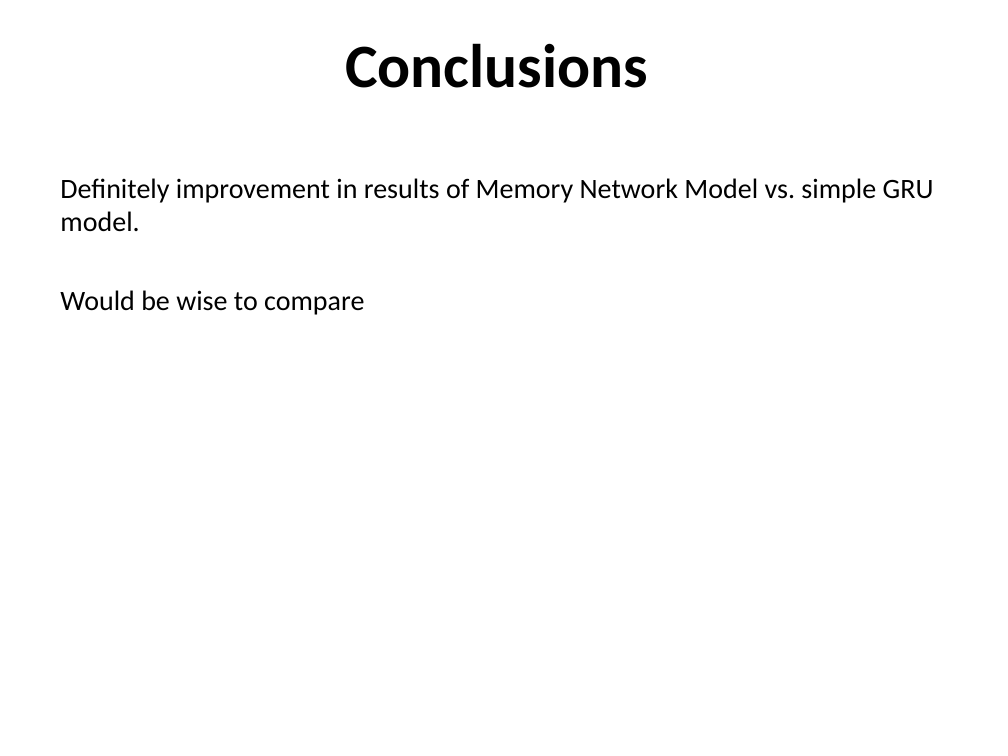
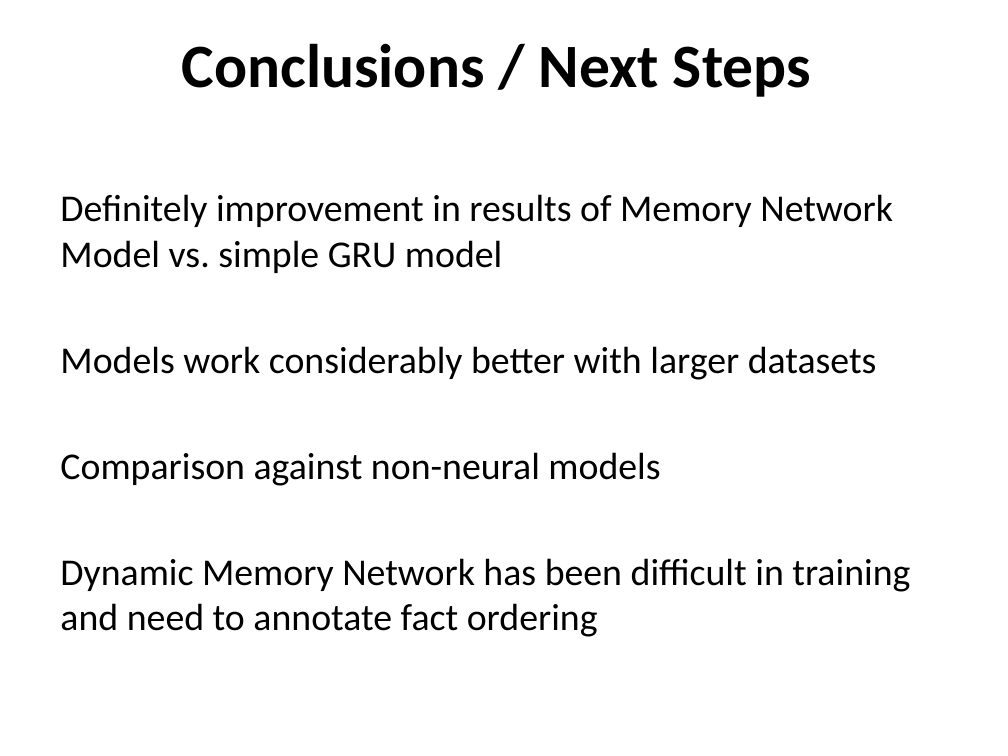
Before and after one commit to danstrawser/Nlp2Commands, a slide deck: slide 12 of Presentation/PresentationPPT.pptx (slide 11 before the commit). Drawn at 1008x756 pixels with LibreOffice and Linux fonts; fonts in the diff are those of the drawing. Boxes give left, top, right and bottom in pixels: in the first picture for what was removed or moved away, otherwise in the second. Text is boxed around its words. In the diff, an @@ line names an element or a change of style, - is before the commit and + after.

```diff
--- a/Presentation/PresentationPPT.pptx
+++ b/Presentation/PresentationPPT.pptx
@@ title at box(182, 43, 811, 97): text changed @@
-Conclusions
+Conclusions / Next Steps
@@ text at box(60, 194, 910, 637): text changed; size 20 to 27 pt @@
-Definitely improvement in results of Memory Network Model vs. simple GRU model.
-Would be wise to compare
+Definitely improvement in results of Memory Network Model vs. simple GRU model
+Models work considerably better with larger datasets
+Comparison against non-neural models
+Dynamic Memory Network has been difficult in training and need to annotate fact ordering
```
Also in this commit, not shown: 6 other slides changed, 4 slides added, 2 slides removed, 3 other files.
